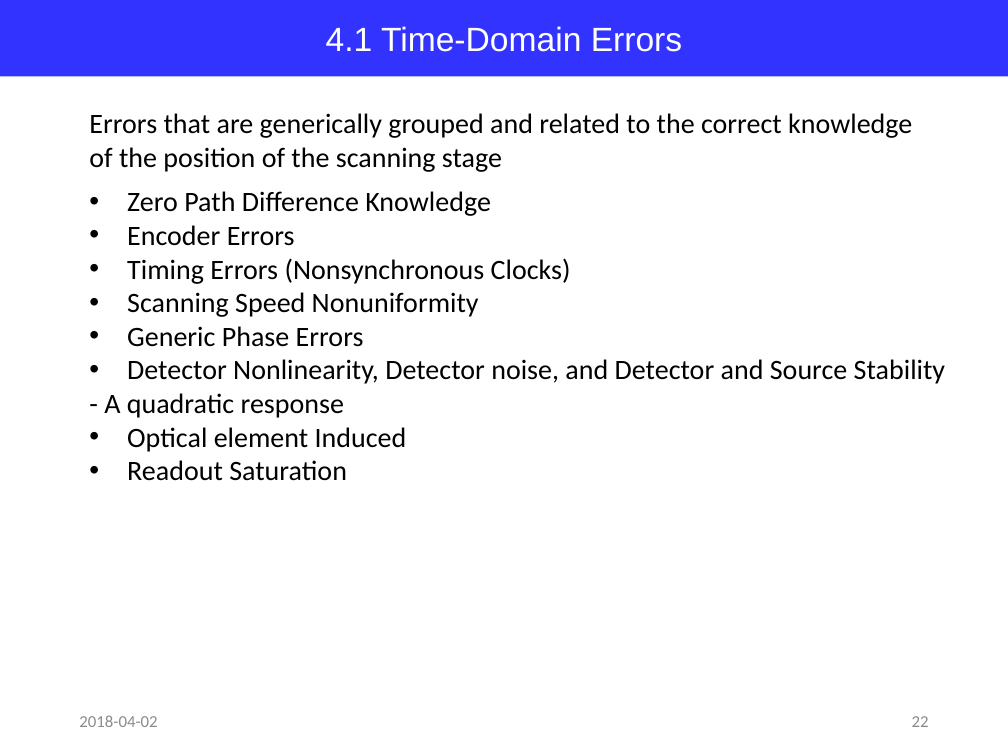
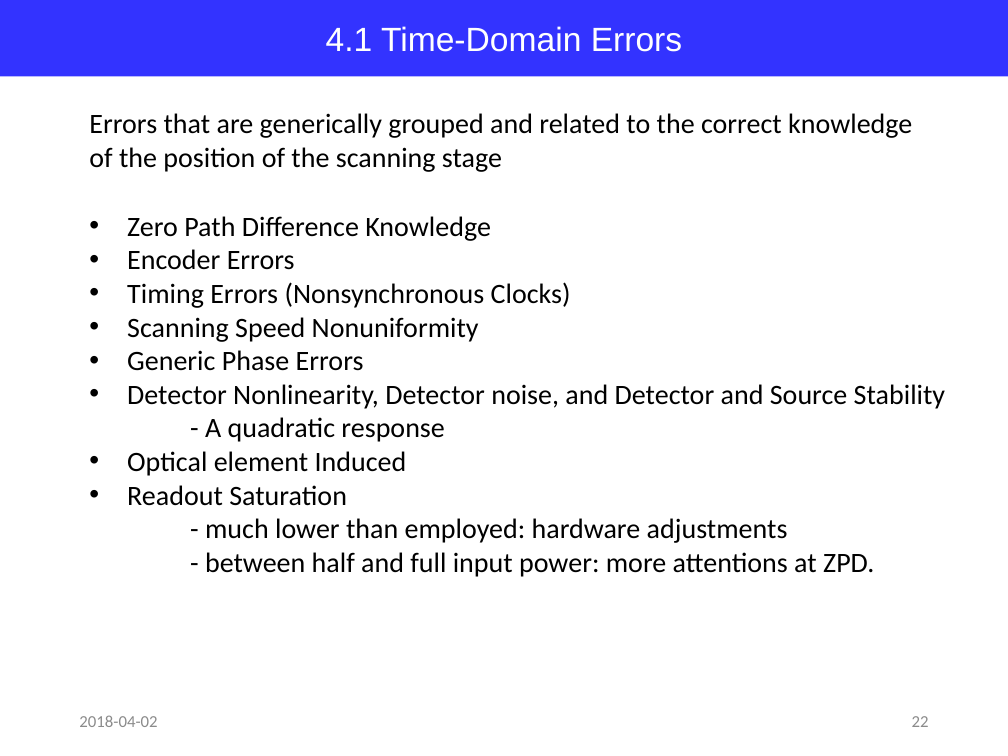
Before and after one commit to jglee96/NBTP_Lab, a slide deck: slide 22 of Terahertz Metrology/Ch5/Terahertz Metrology_Ch5.pptx. Drawn at 1008x756 pixels with LibreOffice and Linux fonts; fonts in the diff are those of the drawing. Boxes give left, top, right and bottom in pixels: in the first picture for what was removed or moved away, otherwise in the second. Text is boxed around its words. In the diff, an @@ line names an element or a change of style, - is before the commit and + after.

```diff
--- a/Terahertz Metrology/Ch5/Terahertz Metrology_Ch5.pptx
+++ b/Terahertz Metrology/Ch5/Terahertz Metrology_Ch5.pptx
@@ text "Zero Path Difference Knowledge": place and size @@
-text "Zero Path Difference Knowledge" at bbox=[104, 191, 945, 481]
+text "Zero Path Difference Knowledge" at bbox=[127, 216, 945, 577]
@@ text at bbox=[205, 518, 874, 577]: paragraphs added @@
+- much lower than employed: hardware adjustments
+- between half and full input power: more attentions at ZPD.
```
Also in this commit, not shown: 5 other slides changed, 1 other file.
